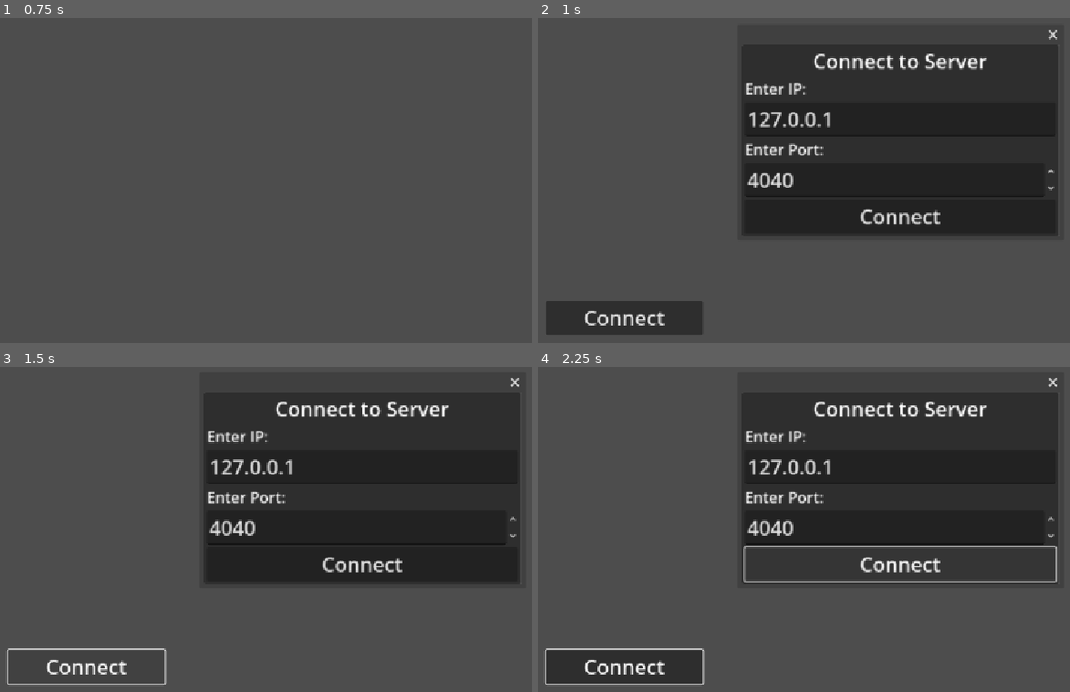
Above: before the commit, frames 1-4 (two rows, left to right).
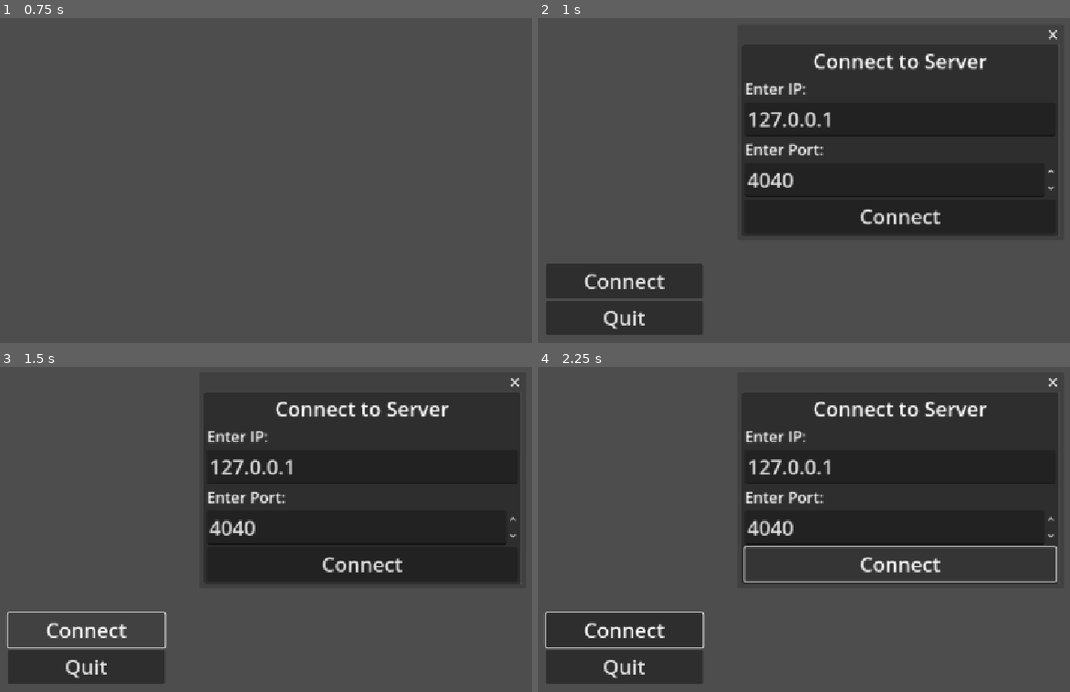
Above: after the commit, the same moments.

Repository: cyteon/polyworld
Game: Godot game, scene res://scenes/menus/splash.tscn
The game is run twice, just before and just after one commit, with the same random seed, the same clock (stepped at 60 frames per second) and the same inputs.
Inputs (mouse positions are in pixels of both pictures, inside the frame that each line leads up to):
- Up to frame 1 (0.75 s): tap Enter at 0.5 s; move the mouse to (521, 118) at 0.52 s; hold D (right) from 0.53 s (still down); click (521, 118) at 0.67 s
- Up to frame 2 (1 s): keep holding D (right); tap Space (jump) at 0.77 s
- Up to frame 3 (1.5 s): release D (right) at 1.25 s; click "Connect" at 1.25 s
- Up to frame 4 (2.25 s): click "Connect" at 2 s

Frame 1 is identical in both runs. In frame 2, 3.4% of the frame differs, in the area x 1-31%, y 75-96%; in frame 3, 1.4%; in frame 4, 4.0%, in the area x 1-32%, y 75-98%.

Commit message:
quit btn

Diff:
--- a/scenes/menus/main.tscn
+++ b/scenes/menus/main.tscn
@@ -27,6 +27,11 @@
 layout_mode = 2
 theme_override_font_sizes/font_size = 32
 text = "Connect"
+
+[node name="QuitButton" type="Button" parent="Buttons"]
+layout_mode = 2
+theme_override_font_sizes/font_size = 32
+text = "Quit"
 
 [node name="PopupPanel" type="PopupPanel" parent="."]
 transparent_bg = false
@@ -81,6 +86,7 @@
 "
 
 [connection signal="pressed" from="Buttons/ConnectButton" to="." method="_on_connect_button_pressed"]
+[connection signal="pressed" from="Buttons/QuitButton" to="." method="_on_quit_button_pressed"]
 [connection signal="text_changed" from="PopupPanel/VBoxContainer/IPEdit" to="." method="_on_ip_edit_text_changed"]
 [connection signal="value_changed" from="PopupPanel/VBoxContainer/PortEdit" to="." method="_on_port_edit_value_changed"]
 [connection signal="pressed" from="PopupPanel/VBoxContainer/ConnectButtonFinal" to="." method="_on_connect_button_final_pressed"]
--- a/scripts/menus/main.gd
+++ b/scripts/menus/main.gd
@@ -25,3 +25,7 @@
 
 func _on_ip_edit_text_changed(new_text: String) -> void:
 	ip = new_text
+
+
+func _on_quit_button_pressed() -> void:
+	get_tree().quit()
